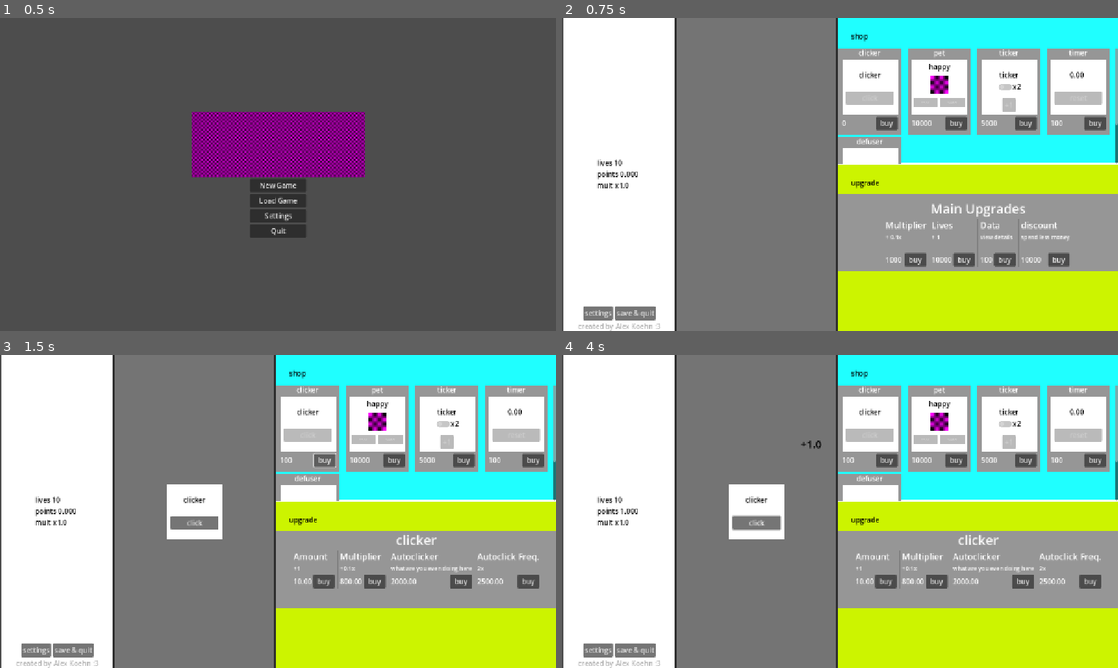
Above: before the commit, frames 1-4 (two rows, left to right).
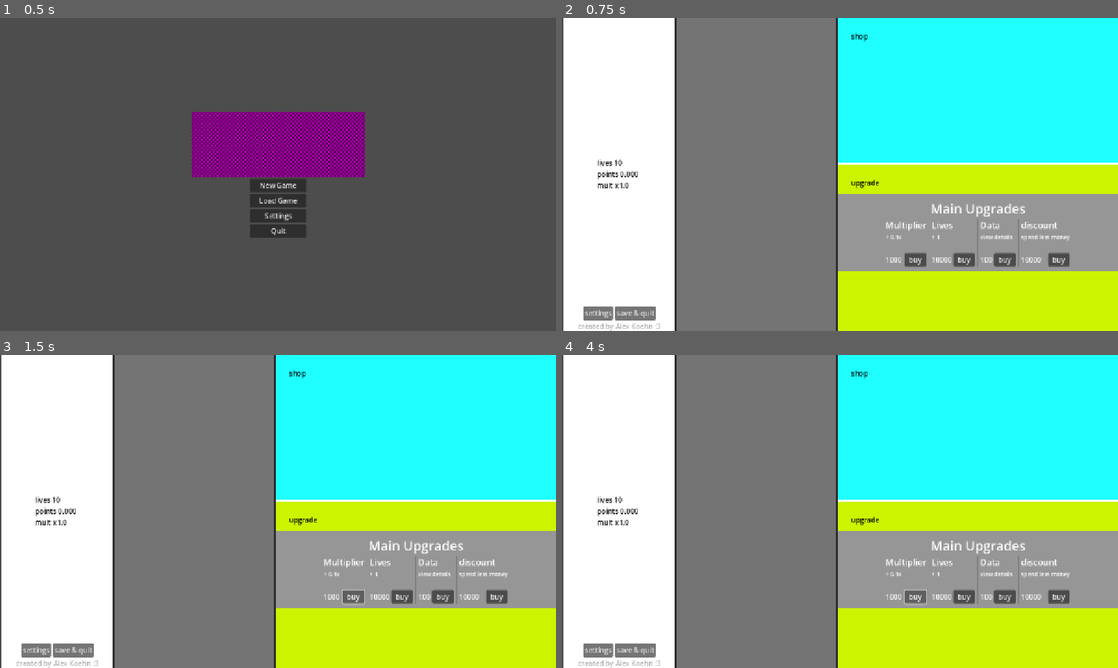
Above: after the commit, the same moments.

Repository: liltorchic/attention-grabbing-game
Game: Godot game, scene res://scenes/menu/menu.tscn
Same seed, same stepped clock (60 frames per second), same inputs: the game is played once before the commit and once after it.
Inputs:
- Up to frame 1 (0.5 s): no input
- Up to frame 2 (0.75 s): click "Load Game" at 0.5 s
- Up to frame 3 (1.5 s): click "buy" at 1.25 s
- Up to frame 4 (4 s): click "click" (after the commit: "buy") at 2 s; click "buy" at 2.75 s; click "click" (after the commit: "buy") at 3.5 s

Frame 1 is identical in both runs. In frame 2, 14% of the frame differs, in the area x 49-100%, y 9-47%; in frame 3, 18%; in frame 4, 18%, in the area x 10-100%, y 9-80%.

Commit message:
progress on saving and loading
it no longer crashes but the loading logic isnt present

Diff:
--- a/scripts/disctactions/distraction.gd
+++ b/scripts/disctactions/distraction.gd
@@ -12,6 +12,7 @@
 
 var price:float = 1 * Game.get_multiplier()
 var title:String = "undefined"
+var savedata
 
 var upgrade_level_1_title:String = "undefined"
 var upgrade_level_1_desc:String = "description"
--- a/scripts/disctactions/distraction_clicker.gd
+++ b/scripts/disctactions/distraction_clicker.gd
@@ -12,16 +12,32 @@
 	timer_autoclicker = get_node("Timer_Autoclick")
 	Game.data_purchased.connect(update_labels)
 	init()
-
+	present_init_upgrade_data()
 	if(self.UI_MODE):
 		button.disabled = true
 	else:
 		#for upgrade
 		var upgrade_node_target = get_tree().get_first_node_in_group("upgrade_target")
+		print(upgrade_node_target)  # must not be null
 		var u:upgrade_item = upgrade.instantiate()
+		print(upgrade)
 		self.present_init_upgrade_data()
 		upgrade_node_target.add_child(u)
-		u.link(self)
+		print(u.is_inside_tree())  # should be true
+		if(Game.is_new_game):
+			u.link(self)
+		else:
+			loadSaveData()
+			await get_tree().process_frame
+			u.link(self)
+
+func init() -> void:
+	self.title = "clicker"
+	self.price = 0
+	self.amount = 1
+	self.mult = 1
+	self.auto = false
+	self.autofreq = 1
 
 func present_init_upgrade_data():
 	self.upgrade_level_1_title = "Amount"
@@ -50,13 +66,15 @@
 	self.upgrade_level_4_price_increase = 3
 	self.upgrade_level_4_level_string = "0"
 
-func init() -> void:
-	self.title = "clicker"
-	self.price = 0
-	self.amount = 1
-	self.mult = 1
-	self.auto = false
-	self.autofreq = 1
+
+
+func loadSaveData():
+	self.title = str_to_var(savedata.title)
+	self.price = str_to_var(savedata.price)
+	self.amount = str_to_var(savedata.amount)
+	self.mult = str_to_var(savedata.mult)
+	self.auto = str_to_var(savedata.auto)
+	self.autofreq = str_to_var(savedata.autofreq)
 
 #gather all info to be saved
 func getSaveData() -> Dictionary:
--- a/scripts/disctactions/distraction_pet.gd
+++ b/scripts/disctactions/distraction_pet.gd
@@ -36,7 +36,20 @@
 		var u:upgrade_item = upgrade.instantiate()
 		self.init_data()
 		upgrade_node_target.add_child(u)
-		u.link(self)
+		if(Game.is_new_game):
+			u.link(self)
+		else:
+			loadSaveData()
+			await get_tree().process_frame
+			u.link(self)
+
+func loadSaveData():
+	self.title = str_to_var(savedata.title)
+	self.price = str_to_var(savedata.price)
+	self.amount = str_to_var(savedata.amount)
+	self.mult = str_to_var(savedata.mult)
+	self.last_reward = str_to_var(savedata.last_reward)
+	self.award = str_to_var(savedata.award)
 
 func init_data():
 	self.upgrade_level_1_title = "Amount"
--- a/scripts/disctactions/distraction_ticker.gd
+++ b/scripts/disctactions/distraction_ticker.gd
@@ -34,7 +34,19 @@
 		var u:upgrade_item = upgrade.instantiate()
 		self.update_upgrade_data()
 		upgrade_node_target.add_child(u)
-		u.link(self)
+		if(Game.is_new_game):
+			u.link(self)
+		else:
+			loadSaveData()
+			await get_tree().process_frame
+			u.link(self)
+
+func loadSaveData():
+	self.title = str_to_var(savedata.title)
+	self.price = str_to_var(savedata.price)
+	self.amount = str_to_var(savedata.amount)
+	self.isChecked = str_to_var(savedata.isChecked)
+	self.alarm = str_to_var(savedata.alarm)
 
 func update_upgrade_data():
 	self.upgrade_level_1_title = "Amount"
@@ -62,7 +74,7 @@
 	self.upgrade_level_4_level_string = "0"
 
 func init() -> void:
-	ticker = 10
+	self.ticker = 10
 	self.title = "ticker"
 	self.price = 5000
 	self.amount = 1
--- a/scripts/disctactions/distraction_timer_button.gd
+++ b/scripts/disctactions/distraction_timer_button.gd
@@ -24,7 +24,20 @@
 		var u:upgrade_item = upgrade.instantiate()
 		self.update_upgrade_data()
 		upgrade_node_target.add_child(u)
-		u.link(self)
+		if(Game.is_new_game):
+			u.link(self)
+		else:
+			loadSaveData()
+			await get_tree().process_frame
+			u.link(self)
+
+func loadSaveData():
+	self.title = str_to_var(savedata.title)
+	self.price = str_to_var(savedata.price)
+	self.amount = str_to_var(savedata.amount)
+	self.mult = str_to_var(savedata.mult)
+	self.alarm = str_to_var(savedata.alarm)
+	self.timer_length = str_to_var(savedata.timer_length)
 
 func update_upgrade_data():
 	self.upgrade_level_1_title = "click amount"
--- a/scripts/disctactions/distraction_timer_defuse.gd
+++ b/scripts/disctactions/distraction_timer_defuse.gd
@@ -35,7 +35,22 @@
 		var u:upgrade_item = upgrade.instantiate()
 		self.update_upgrade_data()
 		upgrade_node_target.add_child(u)
-		u.link(self)
+		if(Game.is_new_game):
+			u.link(self)
+		else:
+			loadSaveData()
+			await get_tree().process_frame
+			u.link(self)
+
+func loadSaveData():
+	self.title = str_to_var(savedata.title)
+	self.price = str_to_var(savedata.price)
+	self.amount = str_to_var(savedata.amount)
+	self.mult = str_to_var(savedata.mult)
+	self.alarm = str_to_var(savedata.alarm)
+	self.timer_amount = str_to_var(savedata.timer_amount)
+	self.timer_rng_lower = str_to_var(savedata.timer_rng_lower)
+	self.timer_rng_upper = str_to_var(savedata.timer_rng_upper)
 
 func update_upgrade_data():
 	self.upgrade_level_1_title = "amount"
--- a/scripts/singletons/game.gd
+++ b/scripts/singletons/game.gd
@@ -200,9 +200,11 @@
 		var item:Distraction = distraction_ref.instantiate()
 
 		item.init()
+		item.savedata = distract.data.stats.duplicate()
 
 		shop_item_target.add_child(shop_item_template_instance)#add shop item to shop
-		shop_item_template_instance.add_item(distraction_ref)#add item to shop item
+		shop_item_template_instance.add_item(item)#add item to shop item
+
 		shop_item_template_instance.set_title(str_to_var(distract.data.stats.title))
 		shop_item_template_instance.set_price(str_to_var(distract.data.stats.price))
 
--- a/scripts/ui/ui_shop.gd
+++ b/scripts/ui/ui_shop.gd
@@ -20,15 +20,16 @@
 
 
 func _ready() -> void:
-	for i in shop_items:
-		var shop_item:ShopItem = shop_item_template.instantiate()
-		var item:Distraction = i.instantiate()
-		item.init()
-		shop_target.add_child(shop_item)#add shop item to shop
-		shop_item.add_item(i)#add item to shop item
-		shop_item.set_title(item.title)
-		shop_item.set_price(item.price)
-		shop_item.bought.connect(_child_button_pressed)
+	if(Game.is_new_game):
+		for i in shop_items:
+			var shop_item:ShopItem = shop_item_template.instantiate()
+			var item:Distraction = i.instantiate()
+			item.init()
+			shop_target.add_child(shop_item)#add shop item to shop
+			shop_item.add_item(i)#add item to shop item
+			shop_item.set_title(item.title)
+			shop_item.set_price(item.price)
+			shop_item.bought.connect(_child_button_pressed)
 	Game.game_loaded.emit()
 
 
--- a/scripts/ui/ui_shop_item.gd
+++ b/scripts/ui/ui_shop_item.gd
@@ -7,6 +7,7 @@
 
 var distraction:PackedScene
 var copy:Distraction
+var copy2:Distraction
 
 var id
 var price: int
@@ -26,18 +27,19 @@
 	return save_dict
 
 func add_item(_in):
-
 	container = get_node("ColorRect/VBoxContainer/Container")
-	distraction = _in
-	copy = distraction.instantiate()
-	container.add_child(copy)
-	id = copy.get_instance_id()
-	Game.discount_purchased.connect(_discount_purchased)
 
 	if(!Game.is_new_game):
 		var distraction_target = get_tree().get_first_node_in_group("distraction_target")
-		copy.UI_MODE = false
-		distraction_target.add_child(copy)
+		_in.UI_MODE = false
+		distraction_target.add_child(_in)
+	else:
+		distraction = _in
+		copy = distraction.instantiate()
+		container.add_child(copy)
+		id = copy.get_instance_id()
+
+	Game.discount_purchased.connect(_discount_purchased)
 
 func _discount_purchased():
 	set_price(price * Game.discount)
